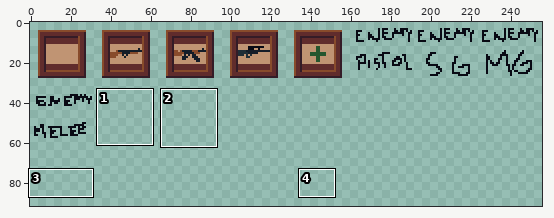
Pixel-art file, stored at TK/Assets/Sprites/World/objectsheet.aseprite. Above, an overview of the earlier version with the close-up marked.
Close-up. As it was:
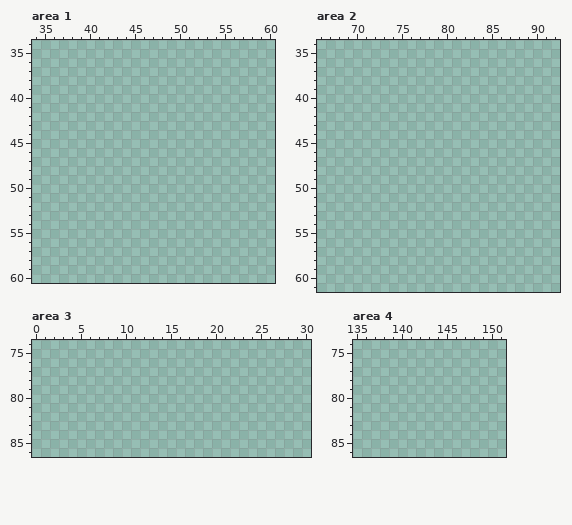
256x256 pixels, 1 frame. Shown: area 1: x 34..60, y 34..60; area 2: x 66..92, y 34..61; area 3: x 0..30, y 74..86; area 4: x 135..151, y 74..86. The wide view leaves out empty margins. The commit also changed other parts of the picture, which this record leaves out.
Palette (. is transparent): 
The same view after the edit:
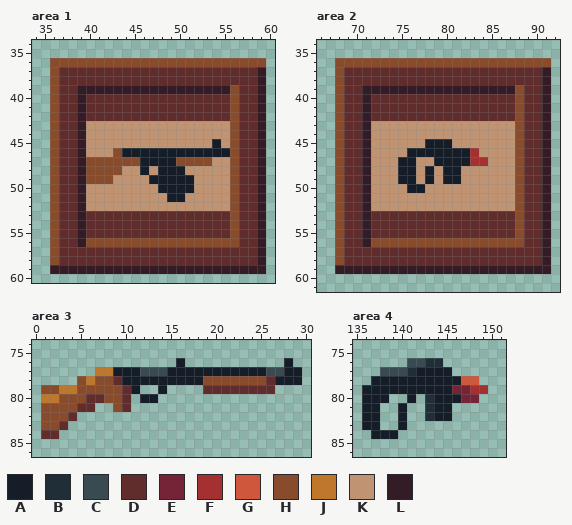
Colours new in this view: A #151d28  B #202e37  C #394a50  D #602c2c  E #752438  F #a53030  G #cf573c  H #884b2b  J #be772b  K #c09473  L #341c27
The exact change:
Changed rows in their new state; - is an unchanged pixel.
Area 1:
first column x 36:
36 HHHHHHHHHHHHHHHHHHHHHHHH
37 HDDDDDDDDDDDDDDDDDDDDDDL
38 HDDDDDDDDDDDDDDDDDDDDDDL
39 HDDLLLLLLLLLLLLLLLLLHDDL
40 HDDLDDDDDDDDDDDDDDDDHDDL
41 HDDLDDDDDDDDDDDDDDDDHDDL
42 HDDLDDDDDDDDDDDDDDDDHDDL
43 HDDLKKKKKKKKKKKKKKKKHDDL
44 HDDLKKKKKKKKKKKKKKKKHDDL
45 HDDLKKKKKKKKKKKKKKAKHDDL
46 HDDLKKKHAAAAAAAAAAAAHDDL
47 HDDLHHHHHHAAAAHHHHKKHDDL
48 HDDLHHHHKKAKAAAKKKKKHDDL
49 HDDLHHHKKKKAAAAAKKKKHDDL
50 HDDLKKKKKKKKAAAAKKKKHDDL
51 HDDLKKKKKKKKKAAKKKKKHDDL
52 HDDLKKKKKKKKKKKKKKKKHDDL
53 HDDLDDDDDDDDDDDDDDDDHDDL
54 HDDLDDDDDDDDDDDDDDDDHDDL
55 HDDLDDDDDDDDDDDDDDDDHDDL
56 HDDLHHHHHHHHHHHHHHHHHDDL
57 HDDDDDDDDDDDDDDDDDDDDDDL
58 HDDDDDDDDDDDDDDDDDDDDDDL
59 LLLLLLLLLLLLLLLLLLLLLLLL
Area 2:
first column x 68:
36 HHHHHHHHHHHHHHHHHHHHHHHH
37 HDDDDDDDDDDDDDDDDDDDDDDL
38 HDDDDDDDDDDDDDDDDDDDDDDL
39 HDDLLLLLLLLLLLLLLLLLHDDL
40 HDDLDDDDDDDDDDDDDDDDHDDL
41 HDDLDDDDDDDDDDDDDDDDHDDL
42 HDDLDDDDDDDDDDDDDDDDHDDL
43 HDDLKKKKKKKKKKKKKKKKHDDL
44 HDDLKKKKKKKKKKKKKKKKHDDL
45 HDDLKKKKKKAAAKKKKKKKHDDL
46 HDDLKKKKAAAAAAAFKKKKHDDL
47 HDDLKKKAAKKAAAAFFKKKHDDL
48 HDDLKKKAAKAKAAKKKKKKHDDL
49 HDDLKKKAAKAKAAKKKKKKHDDL
50 HDDLKKKKAAKKKKKKKKKKHDDL
51 HDDLKKKKKKKKKKKKKKKKHDDL
52 HDDLKKKKKKKKKKKKKKKKHDDL
53 HDDLDDDDDDDDDDDDDDDDHDDL
54 HDDLDDDDDDDDDDDDDDDDHDDL
55 HDDLDDDDDDDDDDDDDDDDHDDL
56 HDDLHHHHHHHHHHHHHHHHHDDL
57 HDDDDDDDDDDDDDDDDDDDDDDL
58 HDDDDDDDDDDDDDDDDDDDDDDL
59 LLLLLLLLLLLLLLLLLLLLLLLL
Area 3:
first column x 1:
76 ---------------A-----------A-
77 ------JJAAACCCAAAAAAAAAAACCAA
78 ----HJHHDAAAAAAAAAHHHHHHHDAAA
79 HHJJHHHHHDA--A----DDDDDDDD---
80 JJHHHDDHHD-AA----------------
81 HHHHDD--HD-------------------
82 HHHD-------------------------
83 HHD--------------------------
84 DD---------------------------
Area 4:
first column x 136:
76 -----CCBB-----
77 --CCCBAAAA----
78 -AAAAAAAAAAGG-
79 AAAAAAAAAAEEFF
80 AAA--A-BAAAEE-
81 AA--A--BAA----
82 AA--A--BAA----
83 AA--A---------
84 -AAA----------
